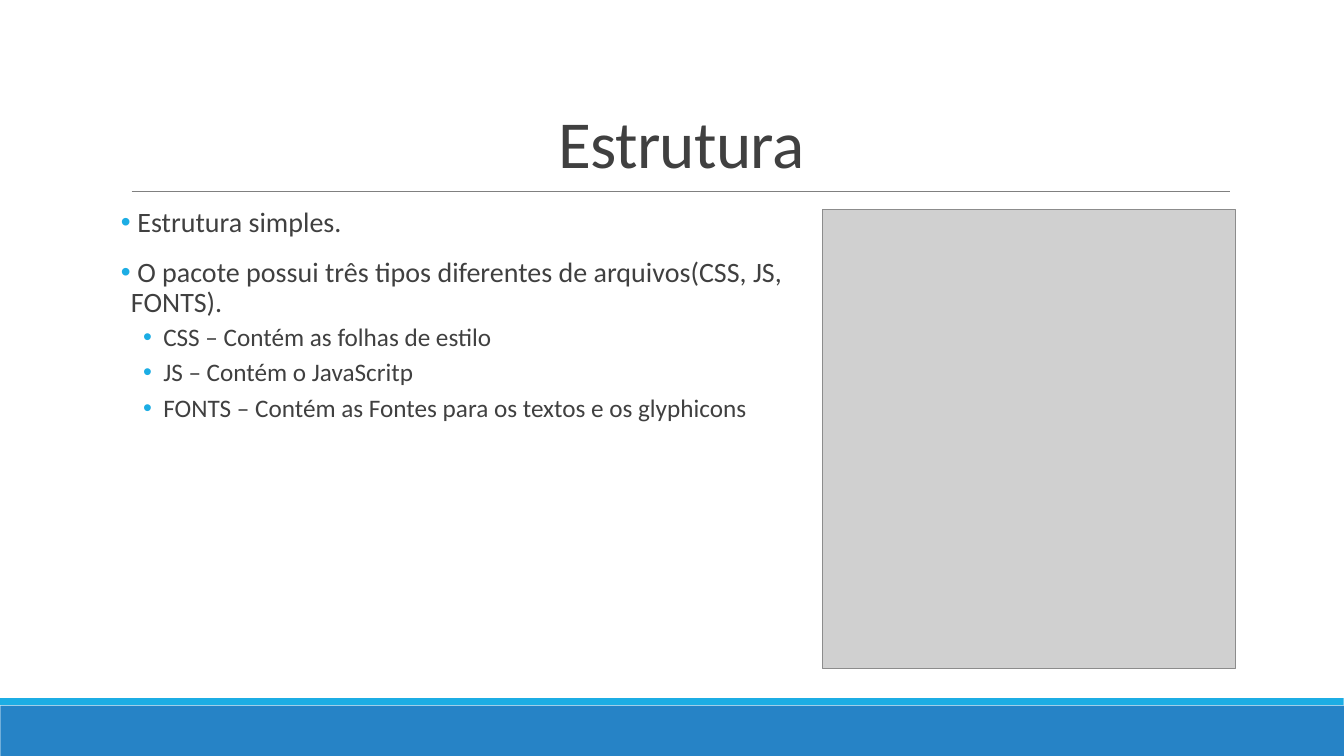
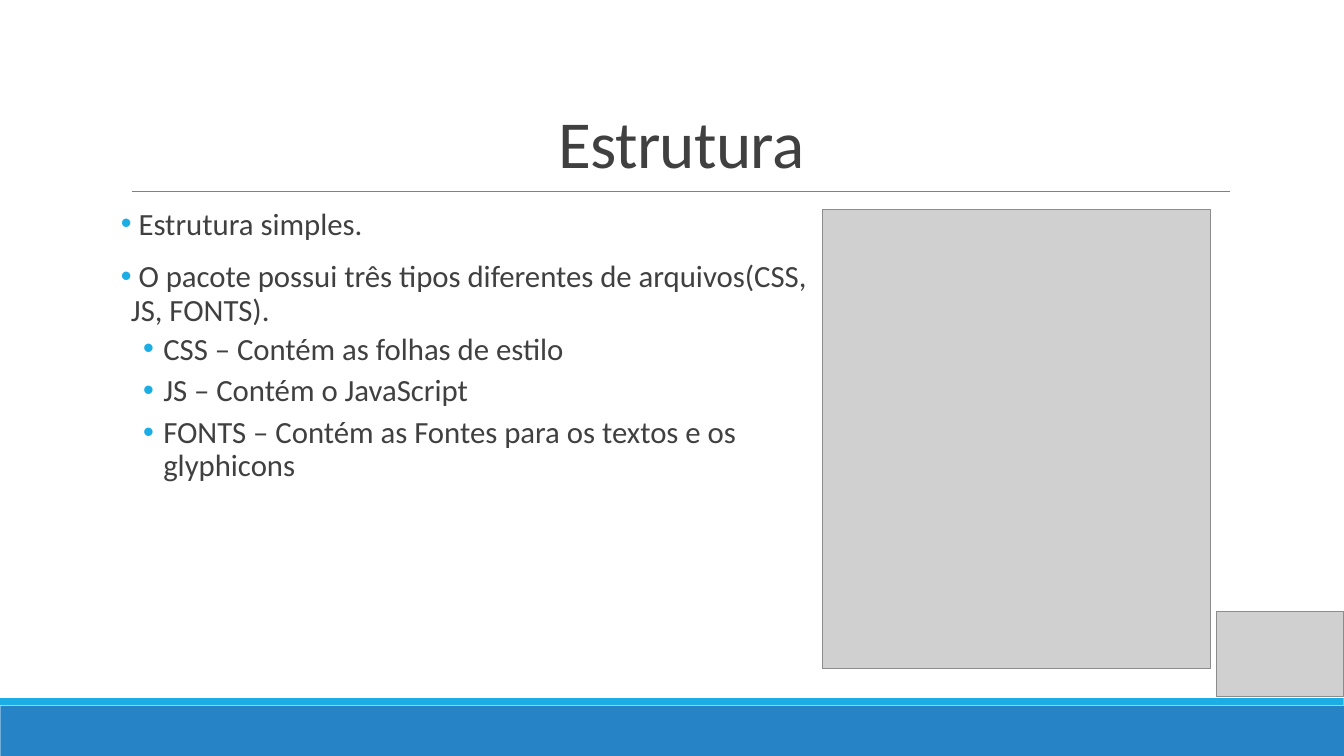
Before and after one commit to V1n1c1us/internetBootstrap, a slide deck: slide 3 of Aula-Bootstrap.pptx. Drawn at 1344x756 pixels with LibreOffice and Linux fonts; fonts in the diff are those of the drawing; grey boxes stand for pictures. Boxes give left, top, right and bottom in pixels: in the first picture for what was removed or moved away, otherwise in the second. Text is boxed around its words. In the diff, an @@ line names an element or a change of style, - is before the commit and + after.

```diff
--- a/Aula-Bootstrap.pptx
+++ b/Aula-Bootstrap.pptx
@@ text at [131, 213, 807, 482]: size 20 to 22 pt in "Estrutura simples.", "O pacote possui três tipos diferentes de ..."; size 18 to 22 pt in "CSS – Contém as folhas de estilo", "FONTS – Contém as Fontes para os ..." @@
@@ picture: place and size @@
-picture at [823, 210, 1236, 669]
+picture at [823, 210, 1211, 669]
@@ text at [163, 380, 468, 406]: text changed; size 18 to 22 pt @@
-  • JS – Contém o JavaScritp
+  • JS – Contém o JavaScript
@@ picture added at [1217, 611, 1344, 697] @@
```
Also in this commit, not shown: 4 other slides changed, 9 slides added, 1 slide removed.
